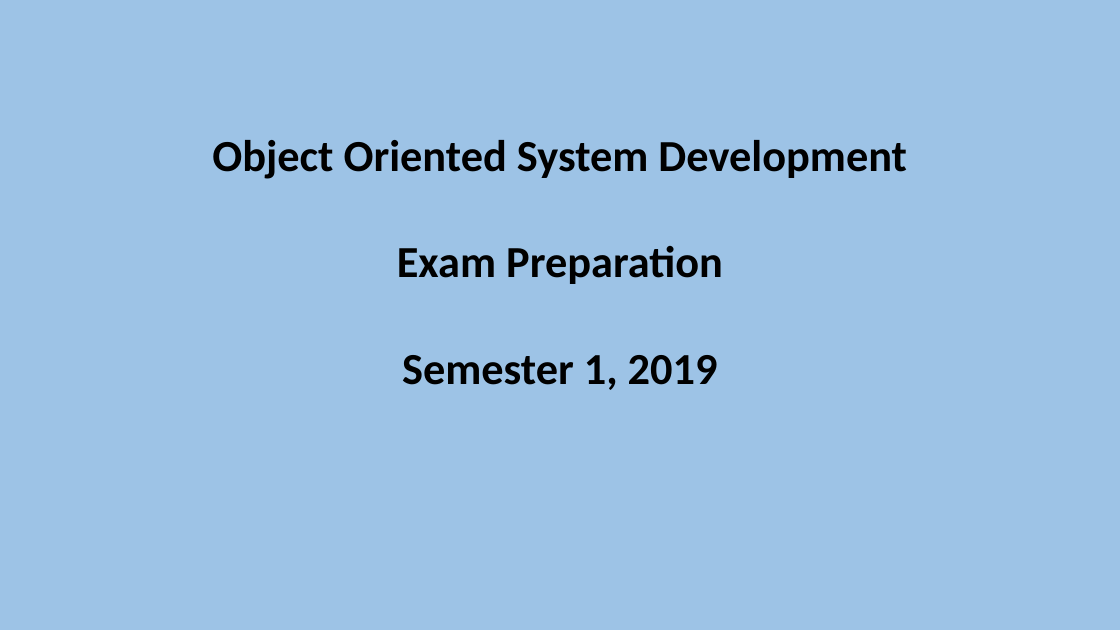
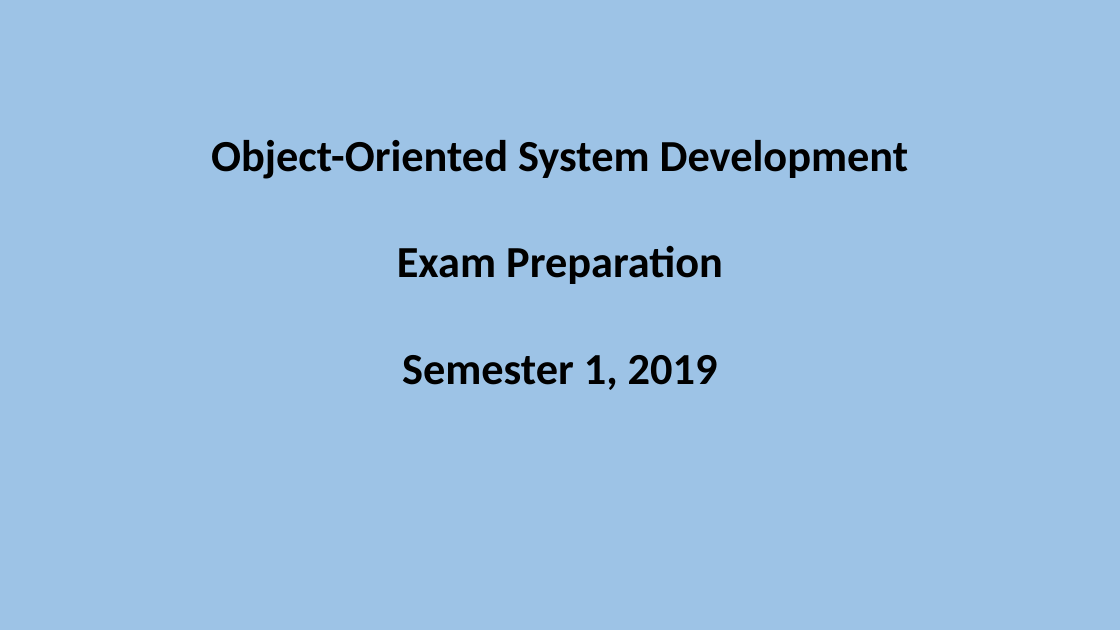
Before and after one commit to szetko/course-materials, a slide deck: slide 1 of OOSD/Exam Preparation/Exam Preparation.pptx. Drawn at 1120x630 pixels with LibreOffice and Linux fonts; fonts in the diff are those of the drawing. Boxes give left, top, right and bottom in pixels: in the first picture for what was removed or moved away, otherwise in the second. Text is boxed around its words. In the diff, an @@ line names an element or a change of style, - is before the commit and + after.

```diff
--- a/OOSD/Exam Preparation/Exam Preparation.pptx
+++ b/OOSD/Exam Preparation/Exam Preparation.pptx
@@ text at (x1=211, y1=140, x2=909, y2=179): text changed @@
-Object Oriented System Development
+Object-Oriented System Development
```
Also in this commit, not shown: 5 other slides changed, 2 slides added, 1 slide removed, 4 other files.
